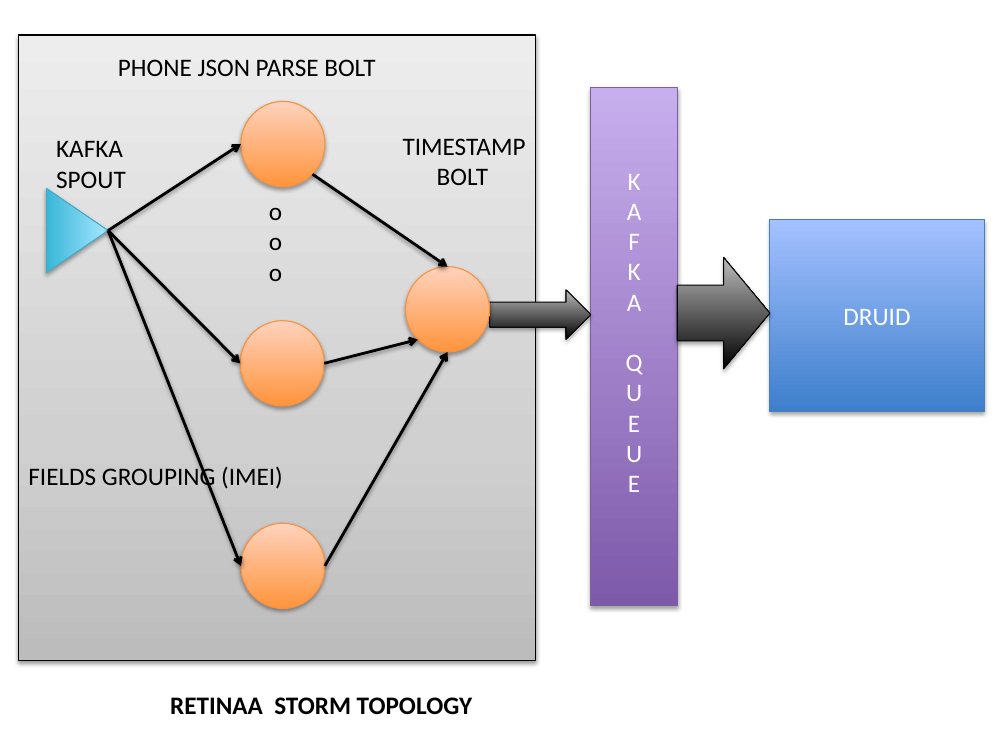
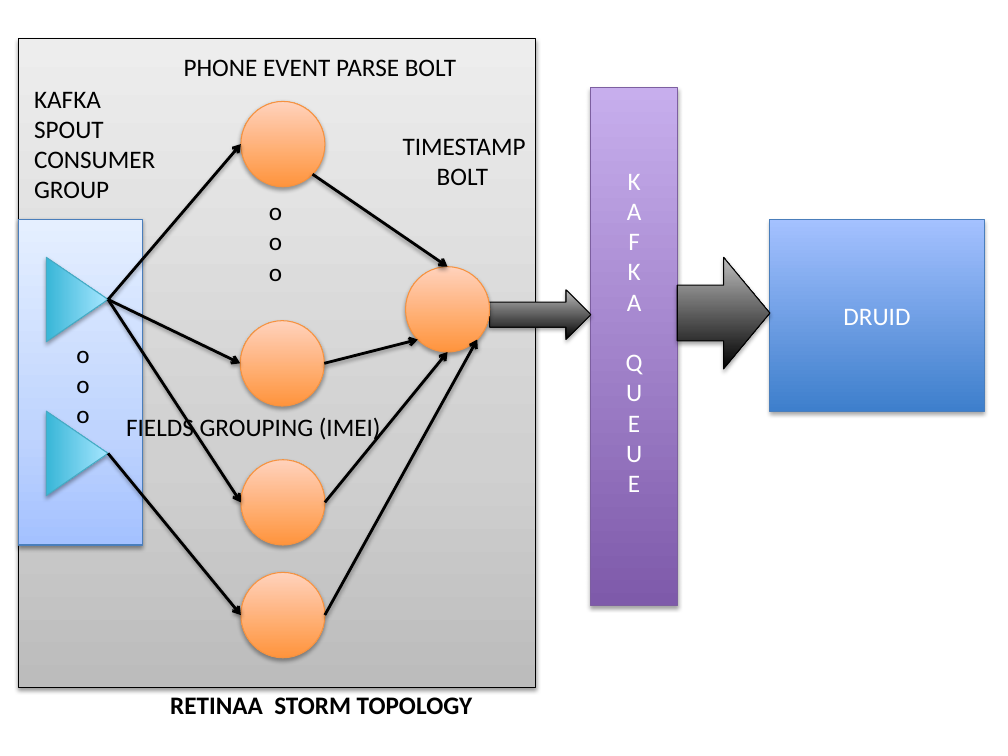
Before and after one commit to bourneagain/retina, a slide deck: slide 3 of report/Retinaa.pptx. Drawn at 1008x756 pixels with LibreOffice and Linux fonts; fonts in the diff are those of the drawing. Boxes give left, top, right and bottom in pixels: in the first picture for what was removed or moved away, otherwise in the second. Text is boxed around its words. In the diff, an @@ line names an element or a change of style, - is before the commit and + after.

Commit message:
updated slides

```diff
--- a/report/Retinaa.pptx
+++ b/report/Retinaa.pptx
@@ rectangle resized from (x1=18, y1=35, x2=535, y2=661) to (x1=18, y1=39, x2=535, y2=688) @@
@@ text at (x1=184, y1=59, x2=456, y2=76): text changed @@
-PHONE JSON PARSE BOLT
+PHONE EVENT PARSE BOLT
@@ text at (x1=34, y1=92, x2=155, y2=198): text changed @@
-KAFKA SPOUT
+KAFKA
+SPOUT
+CONSUMER GROUP
@@ arrow moved from (108, 231) - (241, 144) to (108, 299) - (241, 144) @@
@@ rectangle added at (x1=18, y1=220, x2=142, y2=545), fill gradient #A4C4FF to #BFD4FF to #E6EEFF, outline #4B7EBC 0.75 pt @@
@@ triangle moved from (x1=47, y1=188, x2=108, y2=273) to (x1=47, y1=258, x2=108, y2=342) @@
@@ arrow moved from (108, 231) - (241, 565) to (108, 299) - (241, 502) @@
@@ arrow moved from (108, 231) - (240, 363) to (108, 299) - (240, 363) @@
@@ text added at (x1=76, y1=350, x2=89, y2=423), 18 pt, text #000000 @@
+o
+o
+o
@@ arrow moved from (325, 565) - (448, 352) to (325, 502) - (448, 352) @@
@@ arrow added from (325, 615) to (477, 340), #000000 2 pt @@
@@ triangle added at (x1=47, y1=411, x2=108, y2=495), fill gradient #39B7D8 to #A7E6FF, outline #46AAC5 0.75 pt @@
@@ text "FIELDS GROUPING (IMEI)" moved from (x1=28, y1=464, x2=283, y2=491) to (x1=126, y1=415, x2=381, y2=442) @@
@@ arrow added from (108, 454) to (241, 615), #000000 2 pt @@
@@ ellipse moved from (x1=241, y1=523, x2=325, y2=609) to (x1=241, y1=460, x2=325, y2=545) @@
@@ ellipse added at (x1=241, y1=573, x2=325, y2=658), fill gradient #FF953E to #FFD2BD, outline #F69240 0.75 pt @@
```
Also in this commit, not shown: 1 other slide changed, 1 other file.
